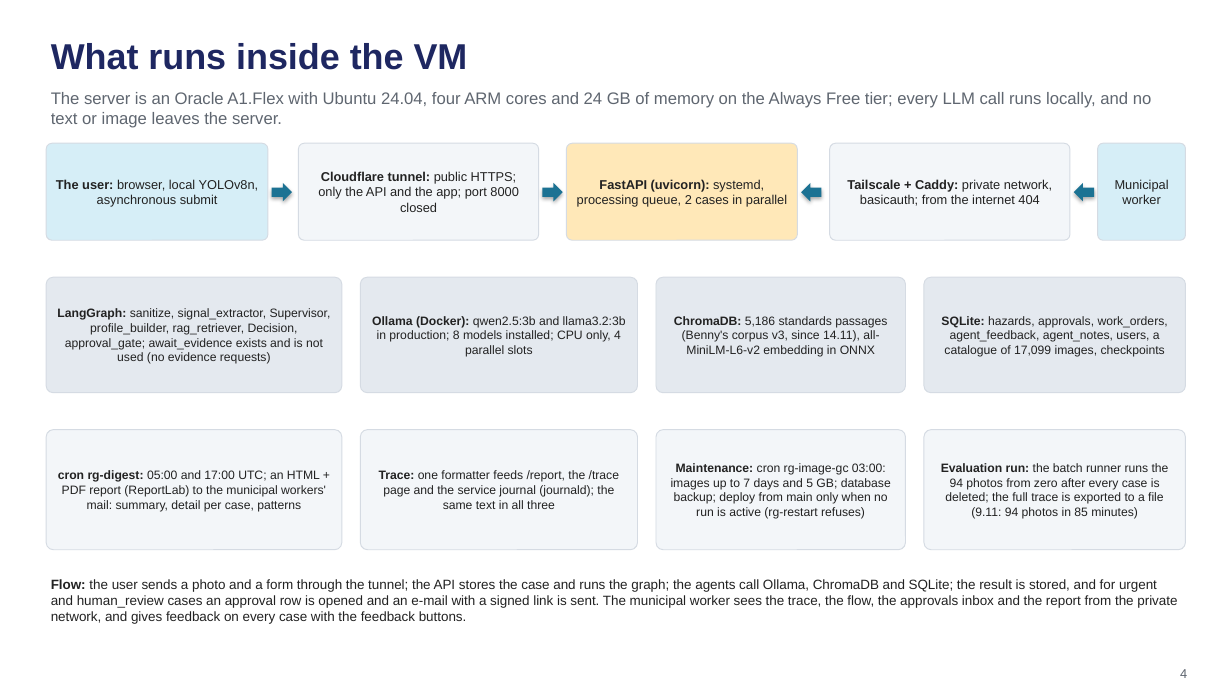
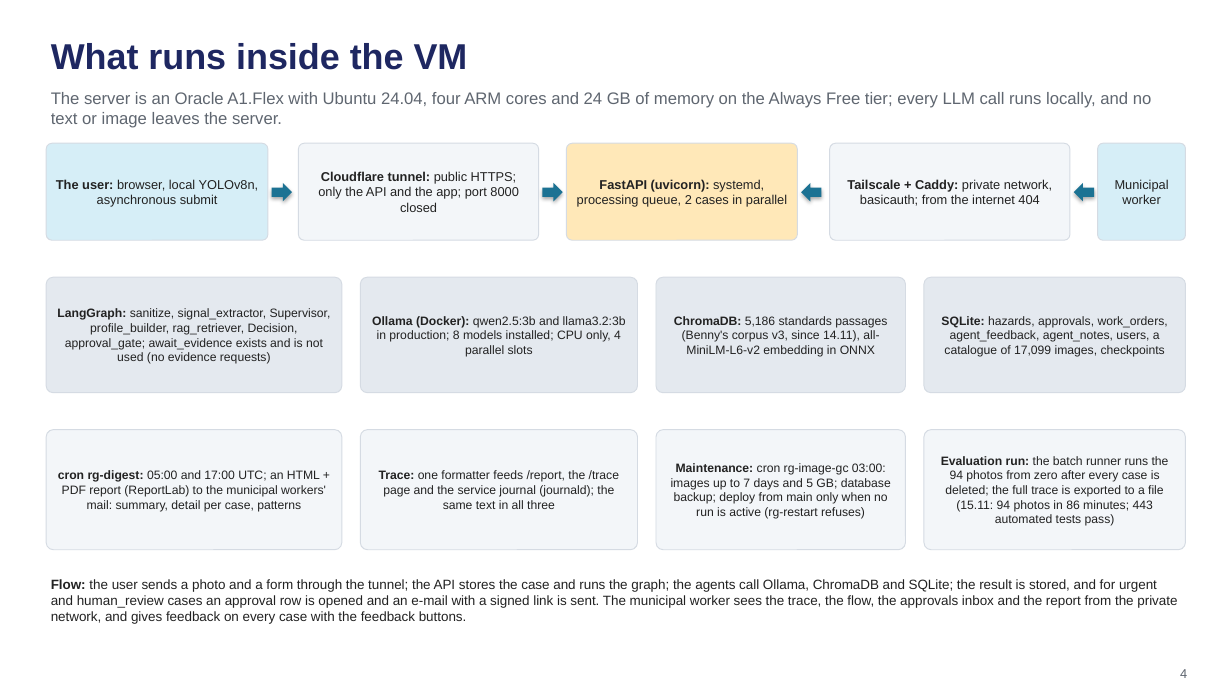
Before and after one commit to shaisadeh/Final-Project-DS, a slide deck: slide 4 of Presentations/agents-presentation-2026-10-31-en.pptx. Drawn at 1232x693 pixels with LibreOffice and Linux fonts; fonts in the diff are those of the drawing. Boxes give left, top, right and bottom in pixels: in the first picture for what was removed or moved away, otherwise in the second. Text is boxed around its words. In the diff, an @@ line names an element or a change of style, - is before the commit and + after.

Commit message:
Presentations: the agents decks (Hebrew and English) carry the numbers of the evaluation run of 15.11, the feedback count, the labelled scenarios and the test suite (18.11.2026).

```diff
--- a/Presentations/agents-presentation-2026-10-31-en.pptx
+++ b/Presentations/agents-presentation-2026-10-31-en.pptx
@@ text in rounded rectangle at (941,456,1169,526): text changed @@
-Evaluation run: the batch runner runs the 94 photos from zero after every case is deleted; the full trace is exported to a file (9.11: 94 photos in 85 minutes)
+Evaluation run: the batch runner runs the 94 photos from zero after every case is deleted; the full trace is exported to a file (15.11: 94 photos in 86 minutes; 443 automated tests pass)
```
Also in this commit, not shown: 2 other slides changed, 1 other file.
